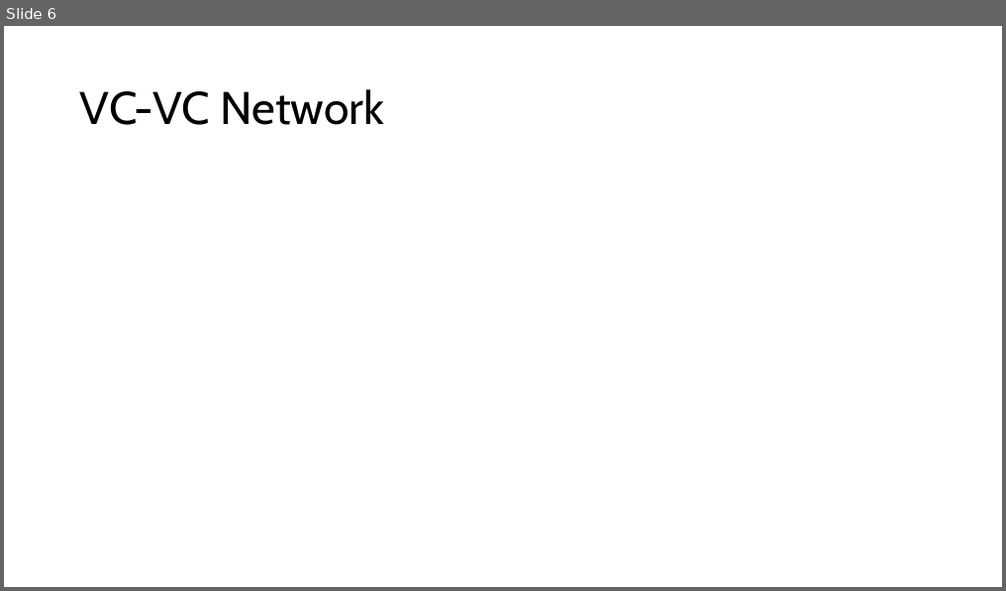
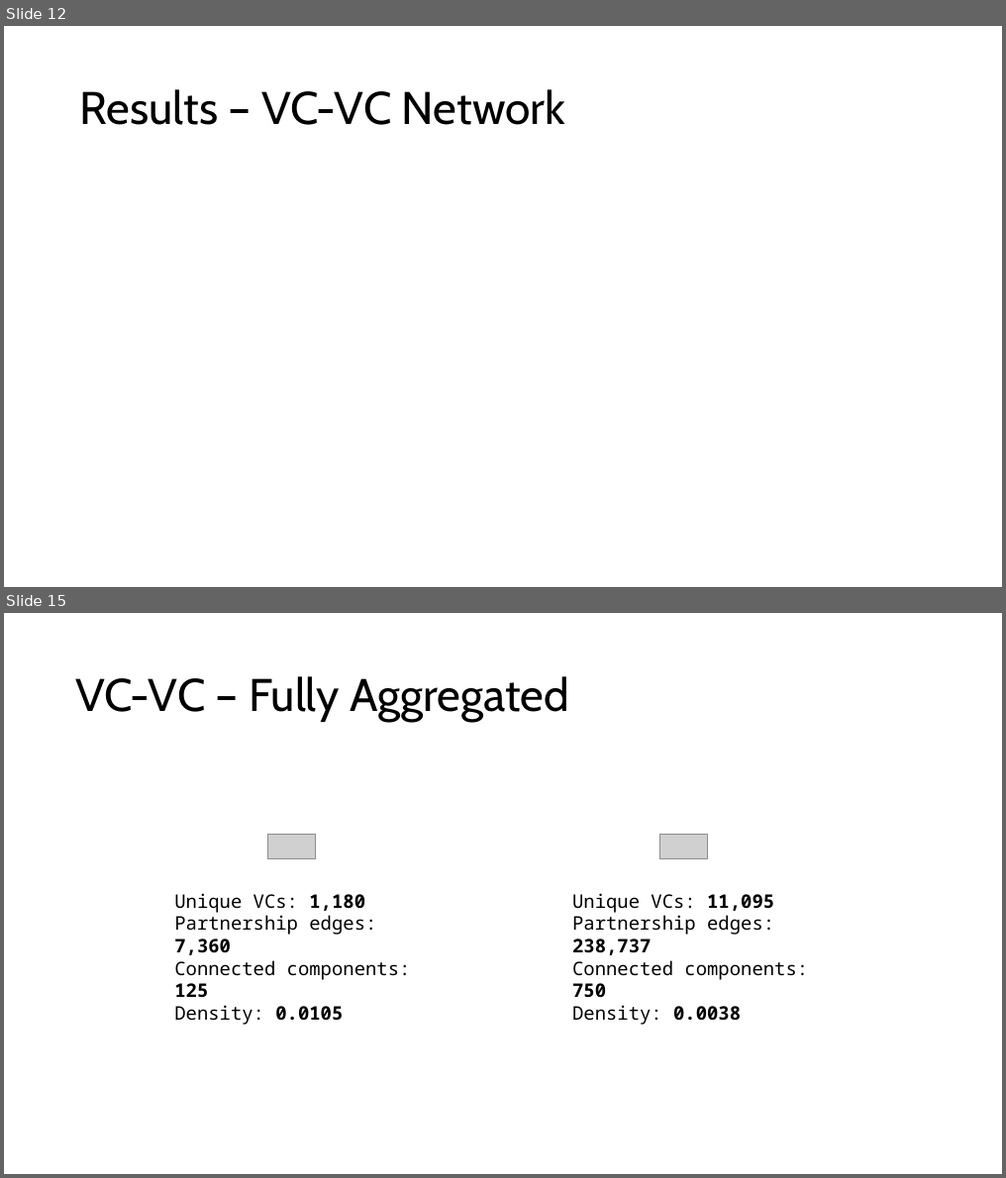
Before and after one commit to joaomelga/innovation-networks-exploration, a slide deck: presentations/0828.pptx. Shown one above the other, each under a label of ours: slide 6 before the commit, slides 12 and 15 after it; the slides between them are not shown. The pictures are 1006x591 and 1006x1178 pixels, drawn with LibreOffice and Linux fonts; fonts in the diff are those of the drawing; grey boxes stand for pictures. Boxes give left, top, right and bottom in pixels: in the first picture for what was removed or moved away, otherwise in the second. Text is boxed around its words. In the diff, an @@ line names an element or a change of style, - is before the commit and + after.

```diff
--- a/presentations/0828.pptx
+++ b/presentations/0828.pptx
@@ slide 15 added at (4,613,1002,1174), background #FFFFFF @@
@@ title added at (75,676,568,722), 44 pt, text #000000 @@
+VC-VC – Fully Aggregated
@@ picture added at (267,835,315,860) @@
@@ picture added at (659,834,707,859) @@
@@ text added at (174,893,411,1025), 18 pt, text #000000 @@
+Unique VCs: 1,180
+Partnership edges: 7,360
+Connected components: 125
+Density: 0.0105
@@ text added at (572,893,808,1025), 18 pt, text #000000 @@
+Unique VCs: 11,095
+Partnership edges: 238,737
+Connected components: 750
+Density: 0.0038
@@ what was slide 6 is now slide 12 @@
@@ slide 12 changed as well @@
@@ title at (80,89,565,125): text changed @@
-VC-VC Network
+Results – VC-VC Network
```
Also in this commit, not shown: 2 other slides changed, 12 other slides added, 7 slides removed, 2 other files.
